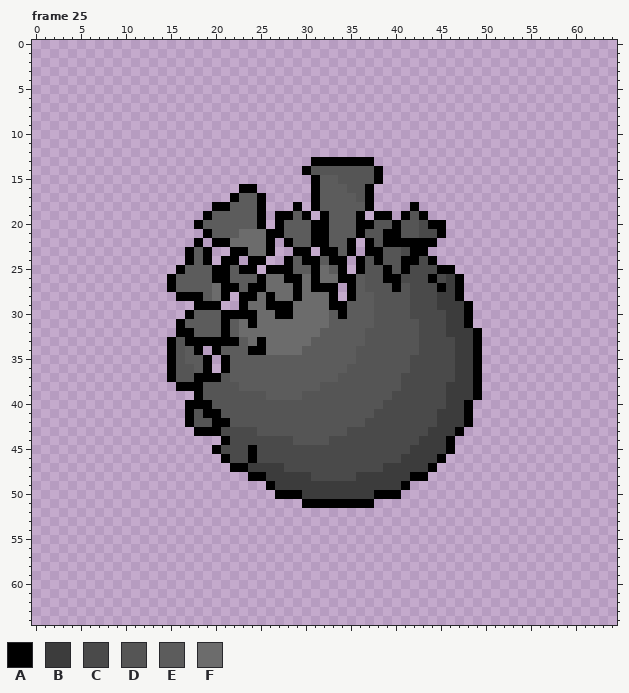
Edited in one commit: pixel-art file (resources/sprites/gui/upgrades/upgrades.aseprite). Above: the version before the commit.
65x65 pixels, 48 frames. Pixels under 10% opacity are left out. Colours within 5 levels of each other are drawn and written as one. Shown: frame 25. The commit also changed other frames, which this record leaves out.
Visible layers, top first: "new2", "new1", "old".
Palette (. is transparent): A #000000  B #3c3c3c  C #4a4a4a  D #555555  E #5c5c5c  F #6c6c6c
Pixels before, frame 25 (only the part around the change), first column x 4:
 9 ..................................................
10 ..................................................
11 ..................................................
12 ..................................................
13 ...........................AAAAAAA................
14 ..........................ADDDDDDDA...............
15 ...........................AEEDDDDA...............
16 ...................AA......AEEEDDA................
17 ..................AEEA.....AEEEEDA................
18 ................AAEEEA...A.AEEEEEA....A...........
19 ...............AEEEEEA.AAEA.AEEEA.AA.ADA..........
20 ..............AEEEEEEA.AEEEAAEEEAADDADDCAA........
21 ...............AEEEFFFAAEEEAAEEEADDAADDCCA........
22 ..............A.AAFFFFA.AEEAAEEA.ADAAAAAA.........
23 .............AEA..AAFFA..AA.AAEA.AADDCAA..........
24 .............AEA.AA.AA..AEAAEAA.ADADDAACA.........
25 ............AEEEAAEAA.AAAEEAFEA.ADDADACCCAA.......
26 ...........AEEEEAAEEEAFFAAFAFFAAEDDAACCCACBA......
27 ...........AEEEEFAAEAAFFFAFAAA.AEDDDADCCCABA......
28 ............AAAEFA.AAFAFFAFFFA.AEEDDDDCCCBBA......
29 ..............AAA..AFFAAAFFFFAAEEEDDDDCCCBBBA.....
30 .............AEEEAAAAFFAAFFFFEAEEEDDDDCCCCBBA.....
31 ............AEEEEAEFAFFFFFFFFEEEEEDDDDDCCCBBA.....
32 ............AAEEEAEFFFFFFFFFEEEEEDDDDDDCCCBBBA....
33 ...........ADAAAAAAEFAFFFFFEEEEEEDDDDDDCCCCBBA....
34 ...........ADEA.AEEEAAFFFFEEEEEEDDDDDDDCCCCBBA....
35 ...........ADEEA.AEEEEEEEEEEEEEEDDDDDDCCCCCBBA....
36 ...........ADDEA.AEEEEEEEEEEEEEDDDDDDDCCCCCBBA....
37 ...........ADDAAADEEEEEEEEEEEEDDDDDDDCCCCCCBBA....
38 ............AAADDDDEEEEEEEEEDDDDDDDDDCCCCCBBBA....
39 ..............ADDDDDDDEEEEDDDDDDDDDDCCCCCCBBBA....
40 .............AAADDDDDDDDDDDDDDDDDDDCCCCCCCBBA.....
41 .............ADAADDDDDDDDDDDDDDDDDCCCCCCCBBBA.....
42 .............ADDAADDDDDDDDDDDDDDDCCCCCCCCBBBA.....
43 ..............AAACCCCDDDDDDDDDDCCCCCCCCCBBBA......
44 .................ACCCCCCCDDDDCCCCCCCCCCBBBA.......
45 ................ACCCACCCCCCCCCCCCCCCCCBBBBA.......
46 .................ACCACCCCCCCCCCCCCCCCBBBBA........
47 ..................AABBBBCCCCCCCCCCCBBBBBA.........
48 ....................AABBBBBCCCCCBBBBBBAA..........
49 ......................ABBBBBBBBBBBBBBA............
50 .......................AAABBBBBBBBAAA.............
51 ..........................AAAAAAAA................
52 ..................................................
53 ..................................................
54 ..................................................
55 ..................................................
56 ..................................................
57 ..................................................
58 ..................................................
New version:
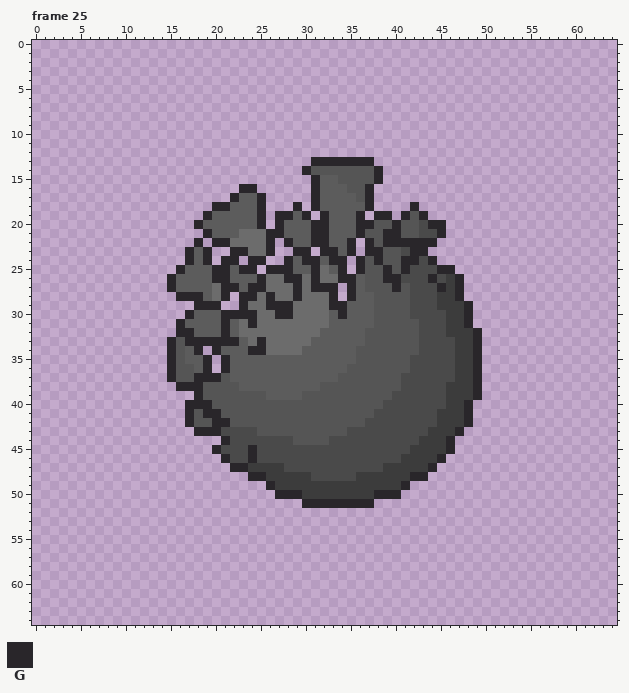
Colours new in this view: G #29262a
Commit message: cannon & gluer upgrades
Changes in this commit:
Frame 25, layer "old":
Colour G replaces colour A in row 13 at x 31 to 37; in row 14 at x 30 and 38; in row 15 at x 31 and 38; in row 16 at x 23 to 24, 31 and 37; in row 17 at x 22, 25, 31 and 37; in row 18 at x 20 to 21, 25, 29, 31, 37 and 42.
Colour G replaces colour A in row 19 at x 19, 25, 27 to 28, 30, 32, 36, 38 to 39, 41 and 43; in row 20 at x 18, 25, 27, 31 to 32, 36 to 37, 40 and 44 to 45; in row 21 at x 19, 26 to 27, 31 to 32, 36, 39 to 40 and 45; in row 22 at x 18, 20 to 21, 26, 28, 31 to 32, 35, 37 and 39 to 44; in row 23 at x 17, 19, 22 to 23, 26, 29 to 30, 32 to 33, 35, 37 to 38 and 42 to 43; in row 24 at x 17, 19, 21 to 22, 24 to 25, 28, 30 to 31, 33 to 34, 36, 38, 41 to 42 and 44.
Colour G replaces colour A in row 25 at x 16, 20 to 21, 23 to 24, 26 to 28, 31, 34, 36, 39, 41 and 45 to 46; in row 26 at x 15, 20 to 21, 25, 28 to 29, 31, 34 to 35, 39 to 40, 44 and 47; in row 27 at x 15, 21 to 22, 24 to 25, 29, 31 to 33, 35, 40, 45 and 47; in row 28 at x 16 to 18, 21, 23 to 24, 26, 29, 33, 35 and 47; in row 29 at x 18 to 20, 23, 26 to 28, 33 to 34 and 48; in row 30 at x 17, 21 to 24, 27 to 28, 34 and 48.
Colour G replaces colour A in row 31 at x 16, 21, 24 and 48; in row 32 at x 16 to 17, 21 and 49; in row 33 at x 15, 17 to 22, 25 and 49; in row 34 at x 15, 18, 20, 24 to 25 and 49; in rows 35 to 36 at x 15, 19, 21 and 49; in row 37 at x 15, 18 to 20 and 49.
Colour G replaces colour A in row 38 at x 16 to 18 and 49; in row 39 at x 18 and 49; in row 40 at x 17 to 19 and 48; in row 41 at x 17, 19 to 20 and 48; in row 42 at x 17, 20 to 21 and 48; in row 43 at x 18 to 20 and 47.
Colour G replaces colour A in row 44 at x 21 and 46; in row 45 at x 20, 24 and 46; in row 46 at x 21, 24 and 45; in row 47 at x 22 to 23 and 44; in row 48 at x 24 to 25 and 42 to 43; in row 49 at x 26 and 41.
Colour G replaces colour A in row 50 at x 27 to 29 and 38 to 40; in row 51 at x 30 to 37.
